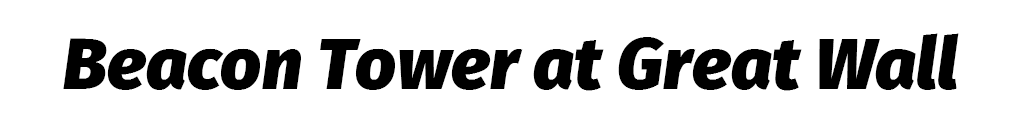
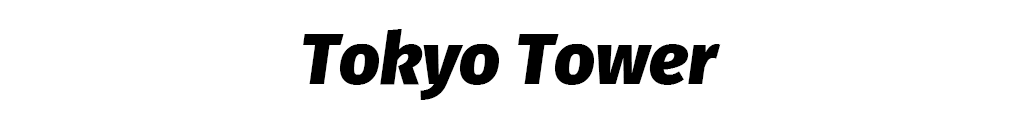
Two versions of the same layered image (1024x128). Layer-by-layer changes:
renamed "Beacon Tower at Great Wall" to "Tokyo Tower", painted on it over [63, 29, 959, 100]
